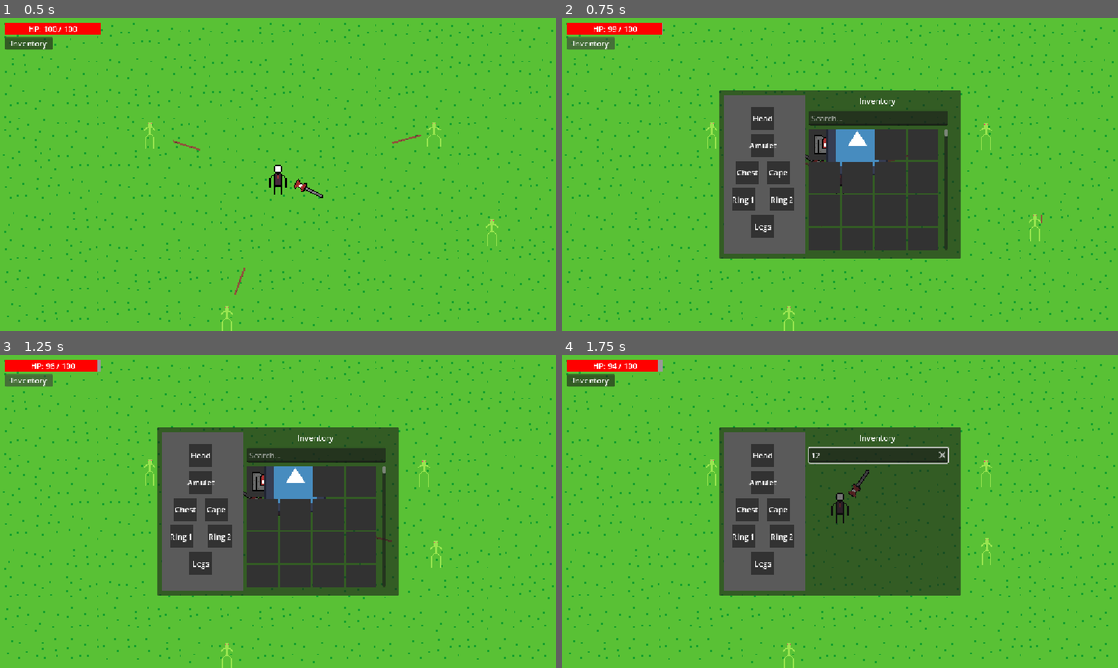
Above: before the commit, frames 1-4 (two rows, left to right).
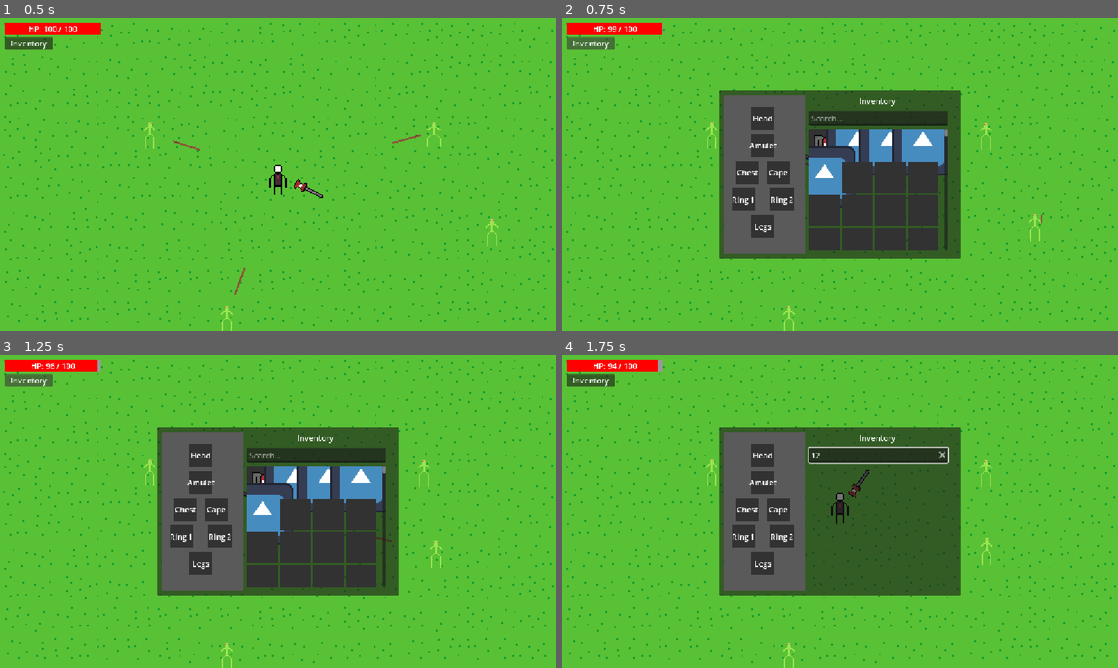
Above: after the commit, the same moments.

Repository: LavaWander/Slesh
Game: Godot game, scene res://world.tscn
Two runs of this game, one before a commit and one after it. Both use one fixed random seed, a clock stepped at 60 frames per second and the inputs below.
Inputs (mouse positions are in pixels of both pictures, inside the frame that each line leads up to):
- Up to frame 1 (0.5 s): no input
- Up to frame 2 (0.75 s): click (589, 43) at 0.5 s
- Up to frame 3 (1.25 s): no input
- Up to frame 4 (1.75 s): click (878, 455) at 1.27 s; type "12" at 1.35 s

Frame 1 is identical in both runs. In frame 2, 2.5% of the frame differs, in the area x 44-70%, y 35-61%; in frame 3, 2.5%; in frame 4, nothing differs.

Commit message:
Separate item slots into slots and equipment types
Makes it easier to deal with slots for the same item type.

Diff:
--- a/Game/components/equipment_component.gd
+++ b/Game/components/equipment_component.gd
@@ -15,6 +15,15 @@
 	&"cape": null
 }
 
+var slot_types: Dictionary = { # defines what type of item goes into each slot
+	&"head": &"head",
+	&"chest": &"chest",
+	&"legs": &"legs",
+	&"ring1": &"ring",
+	&"ring2": &"ring",
+	&"amulet": &"amulet",
+	&"cape": &"cape"
+}
 
 func get_item(slot_name: StringName) -> ItemData:
 	if equipped.has(slot_name):
@@ -26,33 +35,52 @@
 	return equipped.has(slot_name)
 
 
+func find_first_empty_compatible_slot(item: ItemData) -> StringName:
+	for slot_name in equipped.keys():
+		if equipped[slot_name] == null and can_equip_in_slot(item, slot_name):
+			return slot_name
+
+	return &""
+
+
 func can_equip(item: ItemData) -> bool:
+	return find_first_empty_compatible_slot(item) != StringName()
+
+
+func equip(item: ItemData) -> bool:
 	if item == null:
 		return false
 
-	if item.equip_slot == StringName():
+	if item.equip_type == StringName():
 		return false
 
-	return is_slot_valid(item.equip_slot)
-
-
-func equip(item: ItemData) -> bool:
-	if not can_equip(item):
+	if is_item_equipped(item):
 		return false
 
-	var slot_name: StringName = item.equip_slot
-	var currently_equipped: ItemData = equipped[slot_name]
+	var compatible_slots := get_compatible_slots(item.equip_type)
+	if compatible_slots.is_empty():
+		return false
 
-	if currently_equipped == item:
+	for slot_name in compatible_slots:
+		if can_equip_in_slot(item, slot_name) and equipped[slot_name] == null:
+			equipped[slot_name] = item
+			item_equipped.emit(slot_name, item)
+			equipment_changed.emit()
+			return true
+
+	if compatible_slots.size() == 1:
+		var slot_name := compatible_slots[0]
+		var currently_equipped: ItemData = equipped[slot_name]
+
+		if currently_equipped != null:
+			item_unequipped.emit(slot_name, currently_equipped)
+
+		equipped[slot_name] = item
+		item_equipped.emit(slot_name, item)
+		equipment_changed.emit()
 		return true
 
-	if currently_equipped != null:
-		item_unequipped.emit(slot_name, currently_equipped)
-
-	equipped[slot_name] = item
-	item_equipped.emit(slot_name, item)
-	equipment_changed.emit()
-	return true
+	return false
 
 
 func unequip(slot_name: StringName) -> ItemData:
@@ -67,3 +95,65 @@
 	item_unequipped.emit(slot_name, item)
 	equipment_changed.emit()
 	return item
+
+
+func get_slot_type(slot_name: StringName) -> StringName:
+	if slot_types.has(slot_name):
+		return slot_types[slot_name]
+	return &""
+
+
+func is_item_equipped(item: ItemData) -> bool:
+	if item == null:
+		return false
+
+	for equipped_item in equipped.values():
+		if equipped_item == item:
+			return true
+
+	return false
+
+
+func can_equip_in_slot(item: ItemData, slot_name: StringName) -> bool:
+	if item == null:
+		return false
+
+	if not is_slot_valid(slot_name):
+		return false
+
+	if item.equip_type == StringName():
+		return false
+
+	if get_slot_type(slot_name) != item.equip_type:
+		return false
+
+	if is_item_equipped(item):
+		return false
+
+	return true
+
+
+func get_first_equipped_item_for_type(equip_type: StringName, excluded_item: ItemData = null) -> ItemData:
+	for slot_name in equipped.keys():
+		if get_slot_type(slot_name) != equip_type:
+			continue
+
+		var equipped_item: ItemData = equipped[slot_name]
+		if equipped_item != null and equipped_item != excluded_item:
+			return equipped_item
+
+	return null
+
+
+func get_compatible_slots(equip_type: StringName) -> Array[StringName]:
+	var result: Array[StringName] = []
+
+	for slot_name in slot_types.keys():
+		if slot_types[slot_name] == equip_type:
+			result.append(slot_name)
+
+	return result
+
+
+func has_multiple_slots_for_type(equip_type: StringName) -> bool:
+	return get_compatible_slots(equip_type).size() > 1
--- a/Game/items/business_armor.tres
+++ b/Game/items/business_armor.tres
@@ -1,32 +1,32 @@
-[gd_resource type="Resource" script_class="ItemData" format=3 uid="uid://bswng6wpisei0"]
+[gd_resource type="Resource" script_class="ItemData" format=3 uid="uid://dvbq7e3d4etvv"]
 
-[ext_resource type="Texture2D" uid="uid://h2ohmv8a2v8c" path="res://icon.svg" id="1_6nnjn"]
+[ext_resource type="Texture2D" uid="uid://boljg2ieuc2s5" path="res://assets/business_armor.png" id="1_6nnjn"]
 [ext_resource type="Script" uid="uid://cy3g7c0rtvb4t" path="res://items/stat_modifier.gd" id="2_8imah"]
 [ext_resource type="Script" uid="uid://dckq8o12ke3vx" path="res://items/item_data.gd" id="3_i57dy"]
 
 [sub_resource type="Resource" id="Resource_j5o57"]
 script = ExtResource("2_8imah")
-value = 10.0
+value = 50.0
 metadata/_custom_type_script = "uid://cy3g7c0rtvb4t"
 
 [sub_resource type="Resource" id="Resource_6nnjn"]
 script = ExtResource("2_8imah")
 mode = 1
-value = 3.0
+value = 1.5
 metadata/_custom_type_script = "uid://cy3g7c0rtvb4t"
 
 [sub_resource type="Resource" id="Resource_8imah"]
 script = ExtResource("2_8imah")
-stat_id = 5
+stat_id = 10
 mode = 1
 value = 2.0
 metadata/_custom_type_script = "uid://cy3g7c0rtvb4t"
 
 [resource]
 script = ExtResource("3_i57dy")
-item_id = &"godot_armor"
-display_name = "Godot Armor"
+item_id = &"business_armor"
+display_name = "Business Armor"
 icon = ExtResource("1_6nnjn")
-equip_slot = &"chest"
+equip_type = &"chest"
 modifiers = Array[ExtResource("2_8imah")]([SubResource("Resource_j5o57"), SubResource("Resource_6nnjn"), SubResource("Resource_8imah")])
 metadata/_custom_type_script = "uid://dckq8o12ke3vx"
--- a/Game/items/godot_armor.tres
+++ b/Game/items/godot_armor.tres
@@ -1,32 +1,32 @@
-[gd_resource type="Resource" script_class="ItemData" format=3 uid="uid://dvbq7e3d4etvv"]
+[gd_resource type="Resource" script_class="ItemData" format=3 uid="uid://bswng6wpisei0"]
 
-[ext_resource type="Texture2D" uid="uid://boljg2ieuc2s5" path="res://assets/business_armor.png" id="1_mndbw"]
+[ext_resource type="Texture2D" uid="uid://h2ohmv8a2v8c" path="res://icon.svg" id="1_u0so8"]
 [ext_resource type="Script" uid="uid://cy3g7c0rtvb4t" path="res://items/stat_modifier.gd" id="2_xo57t"]
 [ext_resource type="Script" uid="uid://dckq8o12ke3vx" path="res://items/item_data.gd" id="3_wenqi"]
 
 [sub_resource type="Resource" id="Resource_j5o57"]
 script = ExtResource("2_xo57t")
-value = 50.0
+value = 10.0
 metadata/_custom_type_script = "uid://cy3g7c0rtvb4t"
 
 [sub_resource type="Resource" id="Resource_6nnjn"]
 script = ExtResource("2_xo57t")
 mode = 1
-value = 1.5
+value = 3.0
 metadata/_custom_type_script = "uid://cy3g7c0rtvb4t"
 
 [sub_resource type="Resource" id="Resource_8imah"]
 script = ExtResource("2_xo57t")
-stat_id = 10
+stat_id = 5
 mode = 1
 value = 2.0
 metadata/_custom_type_script = "uid://cy3g7c0rtvb4t"
 
 [resource]
 script = ExtResource("3_wenqi")
-item_id = &"business_armor"
-display_name = "Business Armor"
-icon = ExtResource("1_mndbw")
-equip_slot = &"chest"
+item_id = &"godot_armor"
+display_name = "Godot Armor"
+icon = ExtResource("1_u0so8")
+equip_type = &"chest"
 modifiers = Array[ExtResource("2_xo57t")]([SubResource("Resource_j5o57"), SubResource("Resource_6nnjn"), SubResource("Resource_8imah")])
 metadata/_custom_type_script = "uid://dckq8o12ke3vx"
--- a/Game/items/item_data.gd
+++ b/Game/items/item_data.gd
@@ -9,7 +9,7 @@
 @export var max_stack: int = 1
 
 # equipment
-@export var equip_slot: StringName = &""  # e.g. "ring", "weapon"
+@export var equip_type: StringName = &""  # e.g. "ring", "chest"
 
 # stats
 @export var modifiers: Array[StatModifier] = []
--- /dev/null
+++ b/Game/items/ring1.tres
@@ -0,0 +1,20 @@
+[gd_resource type="Resource" script_class="ItemData" format=3 uid="uid://m5vchlmsmbvh"]
+
+[ext_resource type="Texture2D" uid="uid://h2ohmv8a2v8c" path="res://icon.svg" id="1_0c5nu"]
+[ext_resource type="Script" uid="uid://cy3g7c0rtvb4t" path="res://items/stat_modifier.gd" id="2_e4ul1"]
+[ext_resource type="Script" uid="uid://dckq8o12ke3vx" path="res://items/item_data.gd" id="3_56h62"]
+
+[sub_resource type="Resource" id="Resource_j5o57"]
+script = ExtResource("2_e4ul1")
+stat_id = 1
+value = 1.0
+metadata/_custom_type_script = "uid://cy3g7c0rtvb4t"
+
+[resource]
+script = ExtResource("3_56h62")
+item_id = &"ring1"
+display_name = "ring1"
+icon = ExtResource("1_0c5nu")
+equip_type = &"ring"
+modifiers = Array[ExtResource("2_e4ul1")]([SubResource("Resource_j5o57")])
+metadata/_custom_type_script = "uid://dckq8o12ke3vx"
--- /dev/null
+++ b/Game/items/ring2.tres
@@ -0,0 +1,20 @@
+[gd_resource type="Resource" script_class="ItemData" format=3 uid="uid://urfqp852dksu"]
+
+[ext_resource type="Texture2D" uid="uid://h2ohmv8a2v8c" path="res://icon.svg" id="1_xk4i8"]
+[ext_resource type="Script" uid="uid://cy3g7c0rtvb4t" path="res://items/stat_modifier.gd" id="2_spxeo"]
+[ext_resource type="Script" uid="uid://dckq8o12ke3vx" path="res://items/item_data.gd" id="3_ko3c1"]
+
+[sub_resource type="Resource" id="Resource_j5o57"]
+script = ExtResource("2_spxeo")
+stat_id = 1
+value = 2.0
+metadata/_custom_type_script = "uid://cy3g7c0rtvb4t"
+
+[resource]
+script = ExtResource("3_ko3c1")
+item_id = &"ring2"
+display_name = "ring2"
+icon = ExtResource("1_xk4i8")
+equip_type = &"ring"
+modifiers = Array[ExtResource("2_spxeo")]([SubResource("Resource_j5o57")])
+metadata/_custom_type_script = "uid://dckq8o12ke3vx"
--- /dev/null
+++ b/Game/items/ring3.tres
@@ -0,0 +1,20 @@
+[gd_resource type="Resource" script_class="ItemData" format=3 uid="uid://ciqn5hsoh1vp2"]
+
+[ext_resource type="Texture2D" uid="uid://h2ohmv8a2v8c" path="res://icon.svg" id="1_318wt"]
+[ext_resource type="Script" uid="uid://cy3g7c0rtvb4t" path="res://items/stat_modifier.gd" id="2_hjekg"]
+[ext_resource type="Script" uid="uid://dckq8o12ke3vx" path="res://items/item_data.gd" id="3_hfwd5"]
+
+[sub_resource type="Resource" id="Resource_j5o57"]
+script = ExtResource("2_hjekg")
+stat_id = 1
+value = 3.0
+metadata/_custom_type_script = "uid://cy3g7c0rtvb4t"
+
+[resource]
+script = ExtResource("3_hfwd5")
+item_id = &"ring3"
+display_name = "ring3"
+icon = ExtResource("1_318wt")
+equip_type = &"ring"
+modifiers = Array[ExtResource("2_hjekg")]([SubResource("Resource_j5o57")])
+metadata/_custom_type_script = "uid://dckq8o12ke3vx"
--- a/Game/player/player.gd
+++ b/Game/player/player.gd
@@ -38,7 +38,10 @@
 @onready var stats: StatsComponent = $StatsComponent
 var starter_items := [
 	&"business_armor",
-	&"godot_armor"
+	&"godot_armor",
+	&"ring1",
+	&"ring2",
+	&"ring3",
 ]
 
 func _ready():
--- a/Game/ui/inventory/inventory_panel.gd
+++ b/Game/ui/inventory/inventory_panel.gd
@@ -190,7 +190,7 @@
 	if item == null or equipment == null:
 		return
 
-	if item.equip_slot == StringName():
+	if item.equip_type == StringName():
 		return
 
 	var equipped_slot := _find_equipped_slot_for_item(item)
@@ -214,26 +214,27 @@
 	_refresh()
 
 
-func _get_equipped_item_for_same_slot(item: ItemData) -> ItemData:
+func _get_equipped_item_for_same_type(item: ItemData) -> ItemData:
 	if equipment == null or item == null:
 		return null
 
-	if item.equip_slot == StringName():
-		return null
-
-	return equipment.get_item(item.equip_slot)
+	if item.equip_type == StringName():
+		return null
+
+	if equipment.is_item_equipped(item):
+		return null
+
+	if equipment.has_multiple_slots_for_type(item.equip_type):
+		return null
+
+	return equipment.get_first_equipped_item_for_type(item.equip_type)
 
 
 func _on_inventory_slot_hovered(item: ItemData) -> void:
 	if item == null:
 		return
 
-	var compare_item := _get_equipped_item_for_same_slot(item)
-
-	# Do not show duplicate comparison if the hovered item itself is equipped
-	if compare_item == item:
-		compare_item = null
-
+	var compare_item := _get_equipped_item_for_same_type(item)
 	_spawn_tooltip(item, compare_item)
 
 
Not shown, changed: Notes.txt
